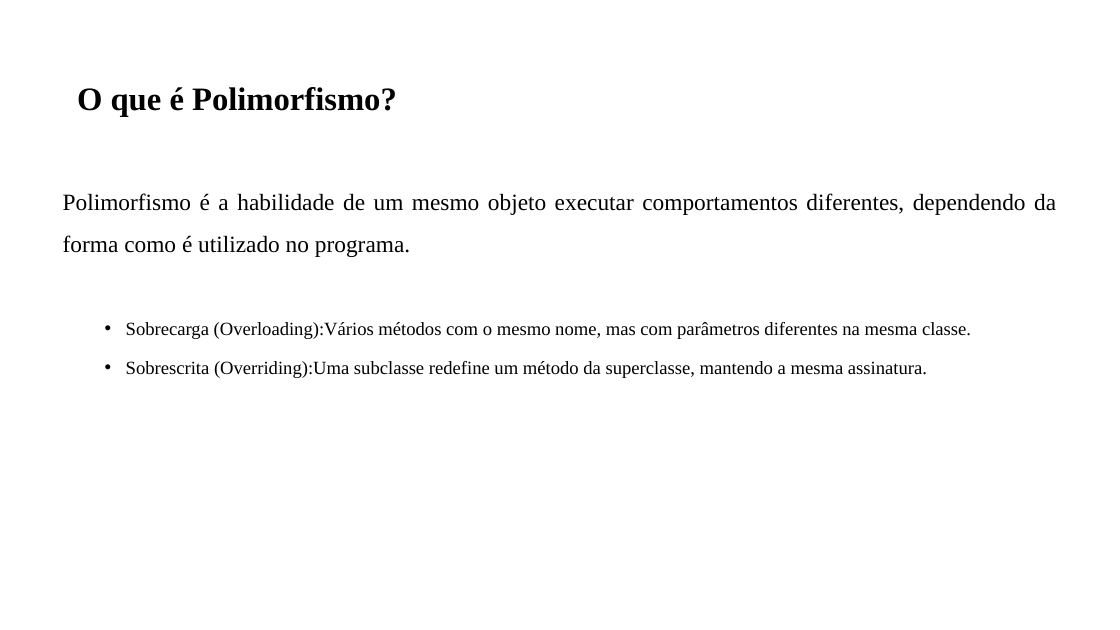
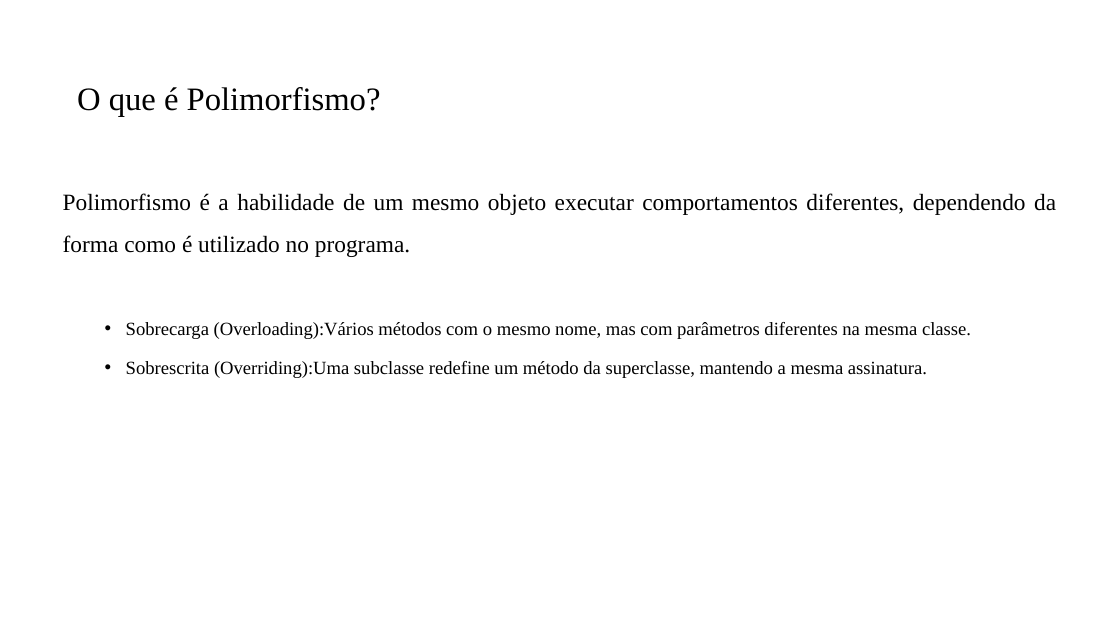
Before and after one commit to PedroMiho/UMC, a slide deck: slide 10 of Projeto de Software e Segurança da Informação - 2026/Projeto de Software/Aula07-HerançaPolimorfismo/Herança e Porlimosfismo.pptx (slide 12 before the commit). Drawn at 1120x630 pixels with LibreOffice and Linux fonts; fonts in the diff are those of the drawing; background and template pictures are left out. Boxes give left, top, right and bottom in pixels: in the first picture for what was removed or moved away, otherwise in the second. Text is boxed around its words. In the diff, an @@ line names an element or a change of style, - is before the commit and + after.

```diff
--- a/Projeto de Software e Segurança da Informação - 2026/Projeto de Software/Aula07-HerançaPolimorfismo/Herança e Porlimosfismo.pptx
+++ b/Projeto de Software e Segurança da Informação - 2026/Projeto de Software/Aula07-HerançaPolimorfismo/Herança e Porlimosfismo.pptx
@@ title "O que é Polimorfismo?" at <box>77,87,381,117</box>: bold off @@
```
Also in this commit, not shown: 4 other slides changed, 2 slides removed, 2 other files.
